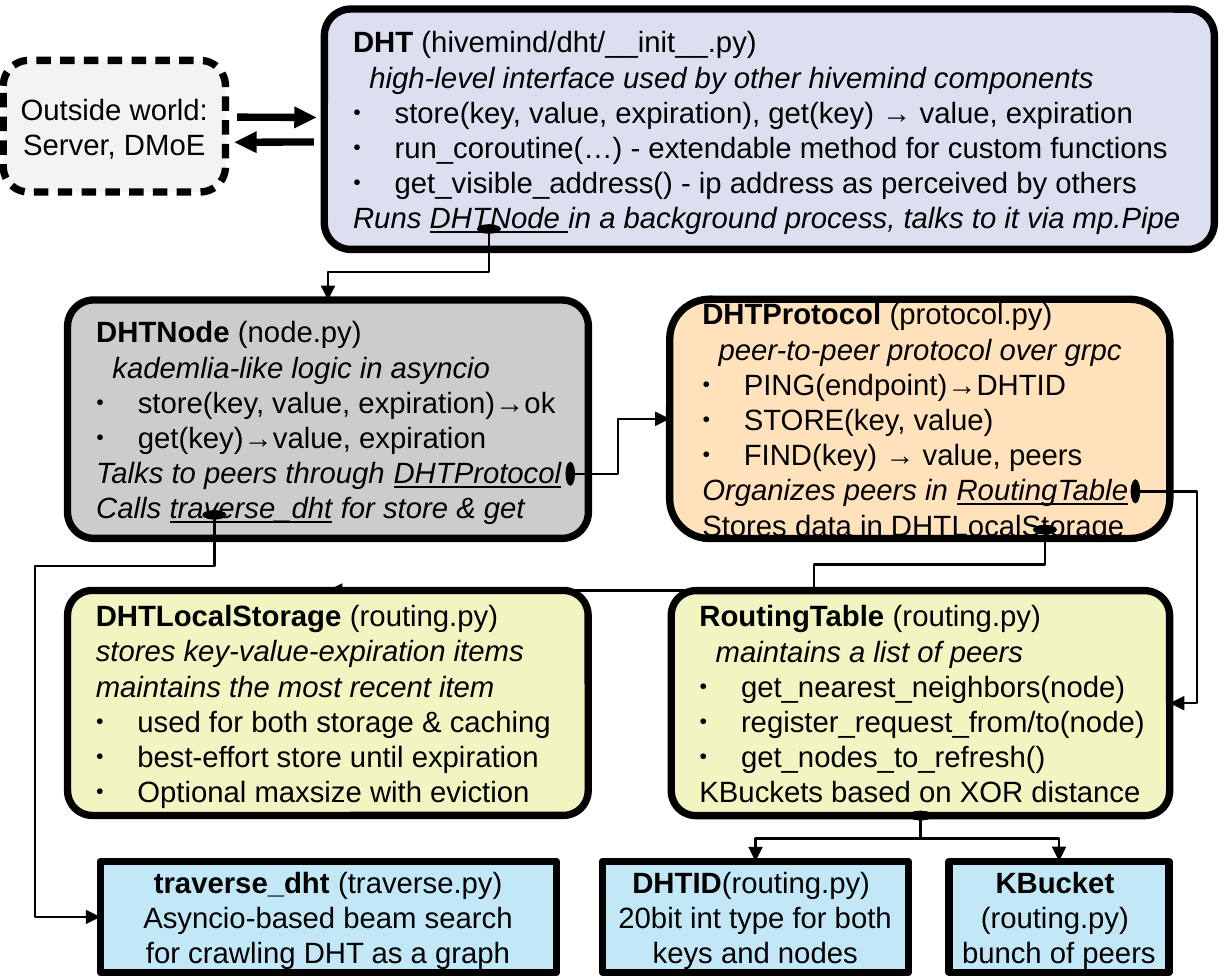
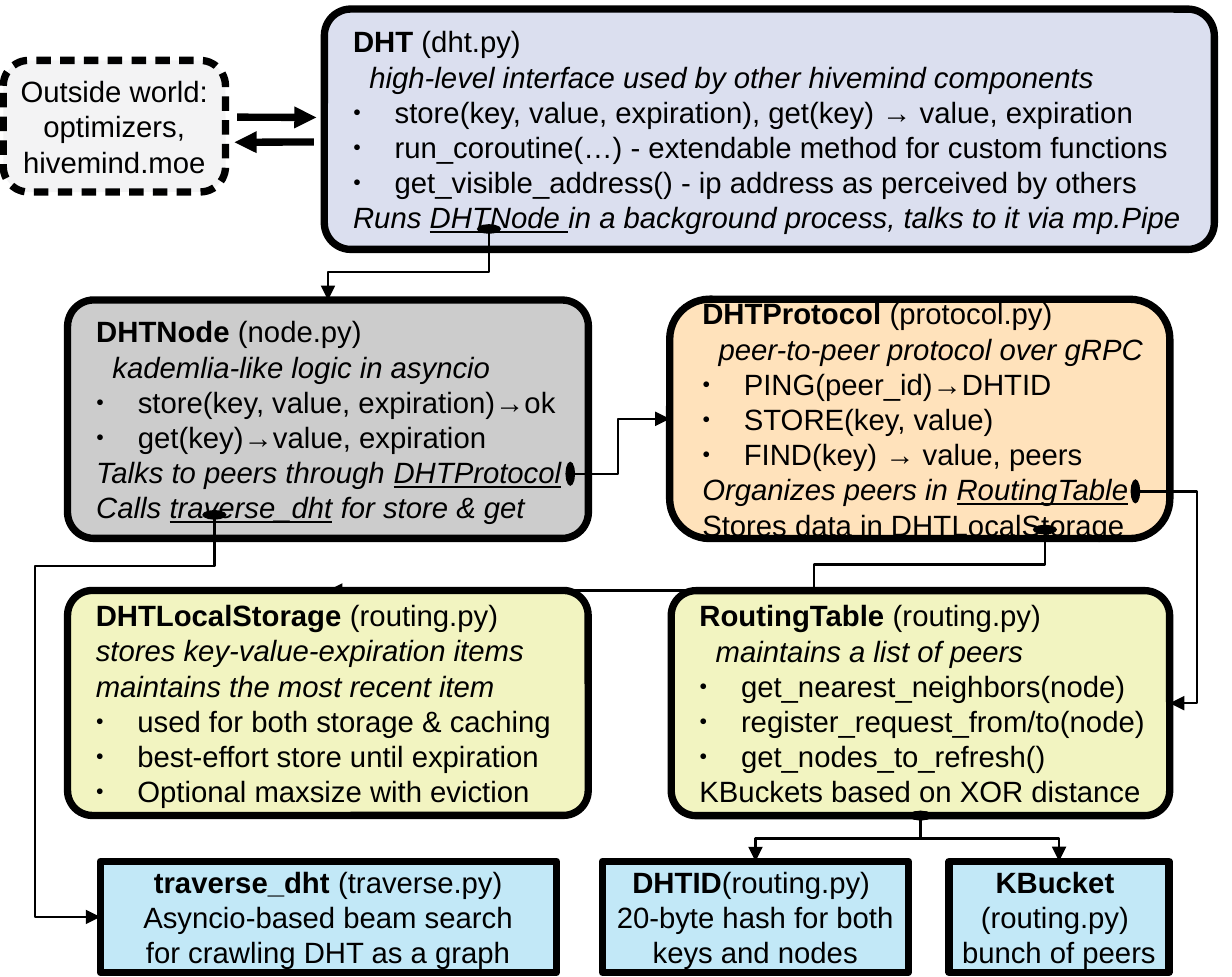
Before and after one commit to learning-at-home/hivemind, a slide deck: slide 1 of docs/_static/dht.odp. Drawn at 1232x977 pixels with LibreOffice and Linux fonts; fonts in the diff are those of the drawing. Boxes give left, top, right and bottom in pixels: in the first picture for what was removed or moved away, otherwise in the second. Text is boxed around its words. In the diff, an @@ line names an element or a change of style, - is before the commit and + after.

```diff
--- a/docs/_static/dht.odp
+++ b/docs/_static/dht.odp
@@ text in rounded rectangle at (353, 30, 520, 58): text changed @@
-DHT (hivemind/dht/__init__.py)
+DHT (dht.py)
@@ text in rounded rectangle at (23, 115, 205, 174): text changed @@
-Server, DMoE
+optimizers,
+hivemind.moe
@@ text in rounded rectangle at (719, 338, 1143, 401): text changed @@
-peer-to-peer protocol over grpc
-● PING(endpoint)→DHTID
+peer-to-peer protocol over gRPC
+● PING(peer_id)→DHTID
@@ text in rounded rectangle at (617, 906, 893, 934): text changed @@
-20bit int type for both
+20-byte hash for both
```
Also in this commit, not shown: 4 other files.
